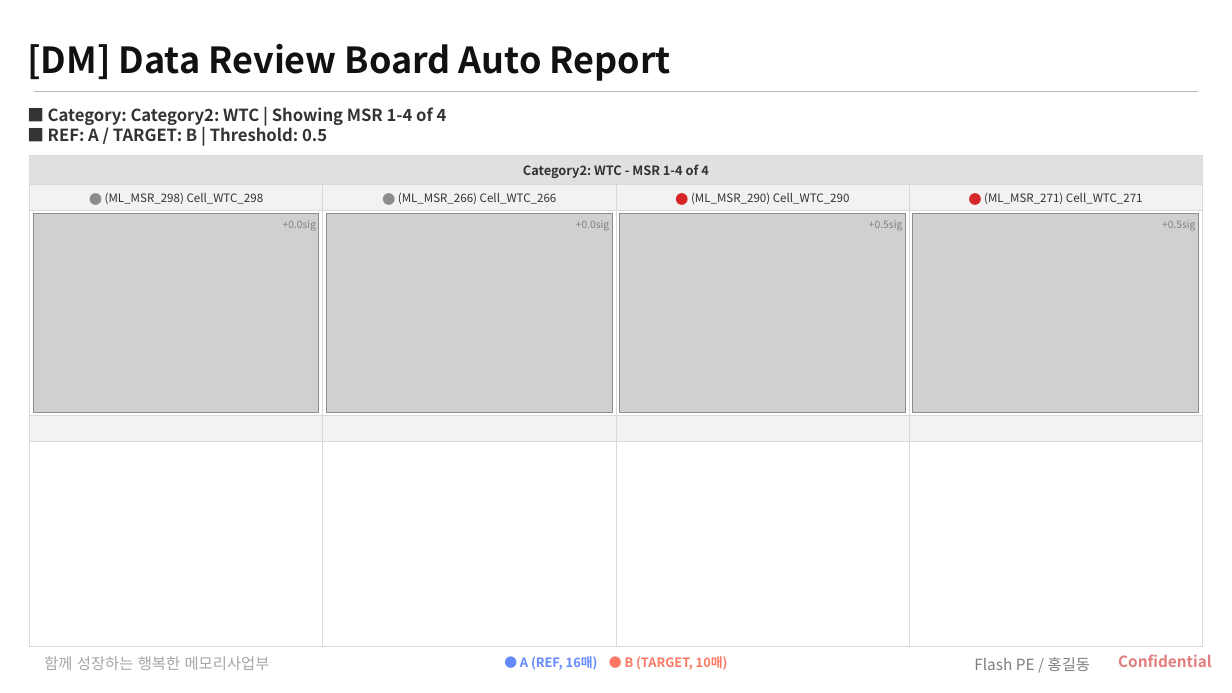
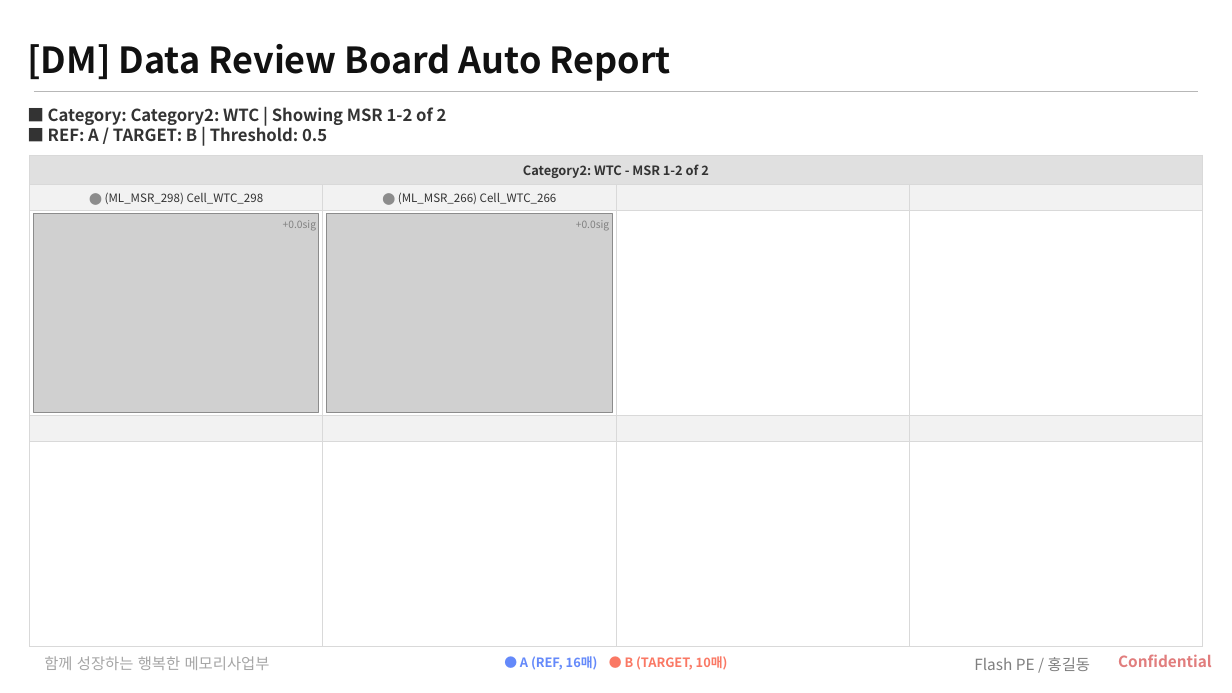
Before and after one commit to parktj4264/DRB-Code, a slide deck: slide 6 of output/sigma_summary_latest.pptx. Drawn at 1232x693 pixels with LibreOffice and Linux fonts; fonts in the diff are those of the drawing; grey boxes stand for pictures; background and template pictures are left out. Boxes give left, top, right and bottom in pixels: in the first picture for what was removed or moved away, otherwise in the second. Text is boxed around its words. In the diff, an @@ line names an element or a change of style, - is before the commit and + after.

```diff
--- a/output/sigma_summary_latest.pptx
+++ b/output/sigma_summary_latest.pptx
@@ text at bbox=[48, 107, 447, 125]: text changed @@
-■ Category: Category2: WTC | Showing MSR 1-4 of 4
+■ Category: Category2: WTC | Showing MSR 1-2 of 2
@@ table at bbox=[30, 155, 1202, 647] @@
-row 1, column 1: Category2: WTC - MSR 1-4 of 4
+row 1, column 1: Category2: WTC - MSR 1-2 of 2
@@ text removed at bbox=[691, 193, 850, 204] @@
-⬤ (ML_MSR_290) Cell_WTC_290
@@ text removed at bbox=[984, 193, 1143, 204] @@
-⬤ (ML_MSR_271) Cell_WTC_271
@@ picture removed at bbox=[620, 213, 906, 412] @@
@@ text removed at bbox=[869, 220, 902, 231] @@
-+0.5sig
@@ picture removed at bbox=[913, 213, 1199, 412] @@
@@ text removed at bbox=[1162, 220, 1195, 231] @@
-+0.5sig
```
Also in this commit, not shown: 3 other slides changed, 1 slide removed, 19 other files.
